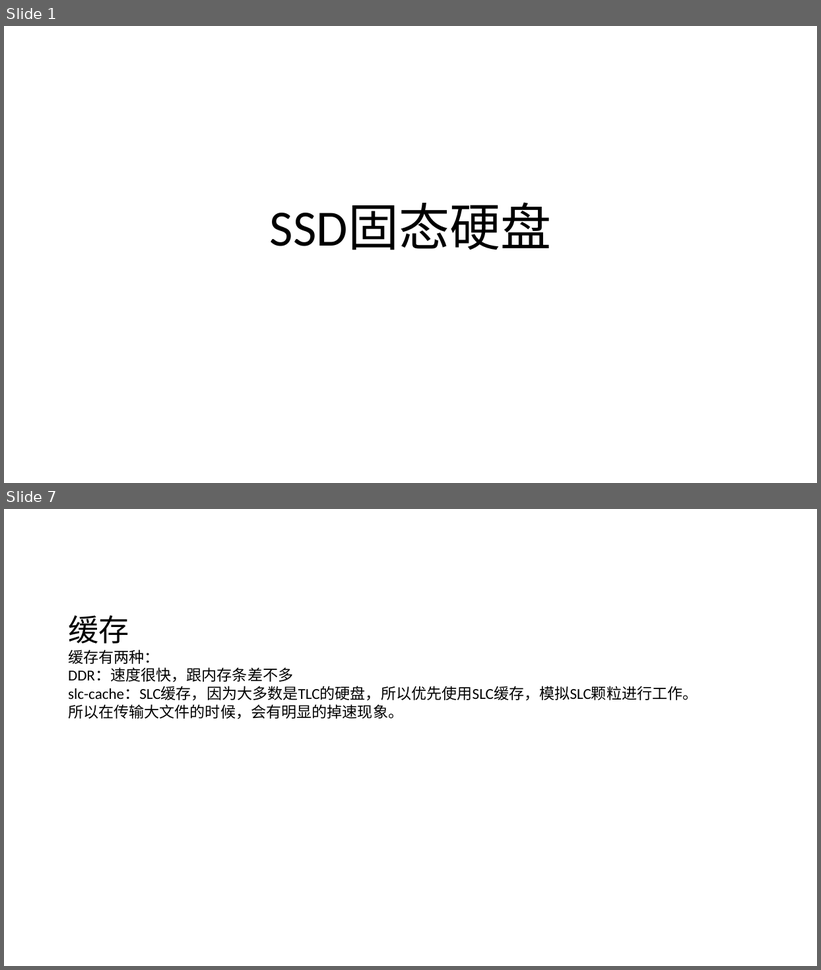
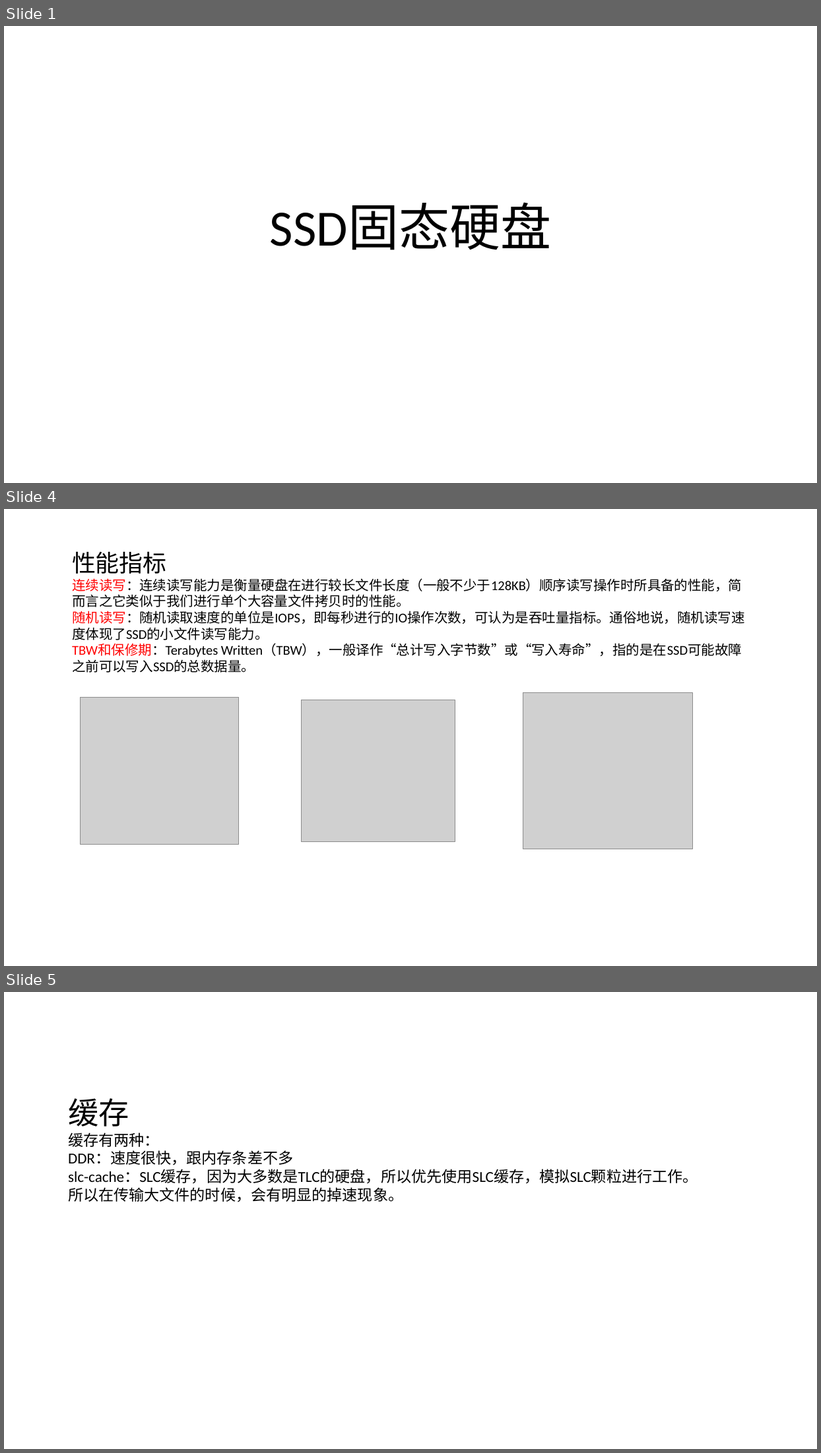
Before and after one commit to 419995258/javaTestList, a slide deck: src/ppt/ssd/SSD固态硬盘.pptx. Shown one above the other, each under a label of ours: slides 1 and 7 before the commit, slides 1, 4 and 5 after it; the slides between them are not shown. The pictures are 821x970 and 821x1453 pixels, drawn with LibreOffice and Linux fonts; fonts in the diff are those of the drawing; grey boxes stand for pictures; background and template pictures are left out. Boxes give left, top, right and bottom in pixels: in the first picture for what was removed or moved away, otherwise in the second. Text is boxed around its words. In the diff, an @@ line names an element or a change of style, - is before the commit and + after.

```diff
--- a/src/ppt/ssd/SSD固态硬盘.pptx
+++ b/src/ppt/ssd/SSD固态硬盘.pptx
@@ slide 4 added at [4, 509, 817, 966], background picture (left out) @@
@@ text added at [72, 551, 745, 673], 16 pt, text #000000 @@
+性能指标
+连续读写：连续读写能力是衡量硬盘在进行较长文件长度（一般不少于128KB）顺序读写操作时所具备的性能，简而言之它类似于我们进行单个大容量文件拷贝时的性能。
+随机读写：随机读取速度的单位是IOPS，即每秒进行的IO操作次数，可认为是吞吐量指标。通俗地说，随机读写速度体现了SSD的小文件读写能力。
+TBW和保修期：Terabytes Written（TBW），一般译作“总计写入字节数”或“写入寿命”，指的是在SSD可能故障之前可以写入SSD的总数据量。
@@ picture added at [81, 698, 239, 844] @@
@@ picture added at [302, 700, 455, 842] @@
@@ picture added at [523, 692, 692, 850] @@
@@ what was slide 7 is now slide 5 @@
```
Also in this commit, not shown: 4 slides changed, 2 other slides added, 9 other files.
